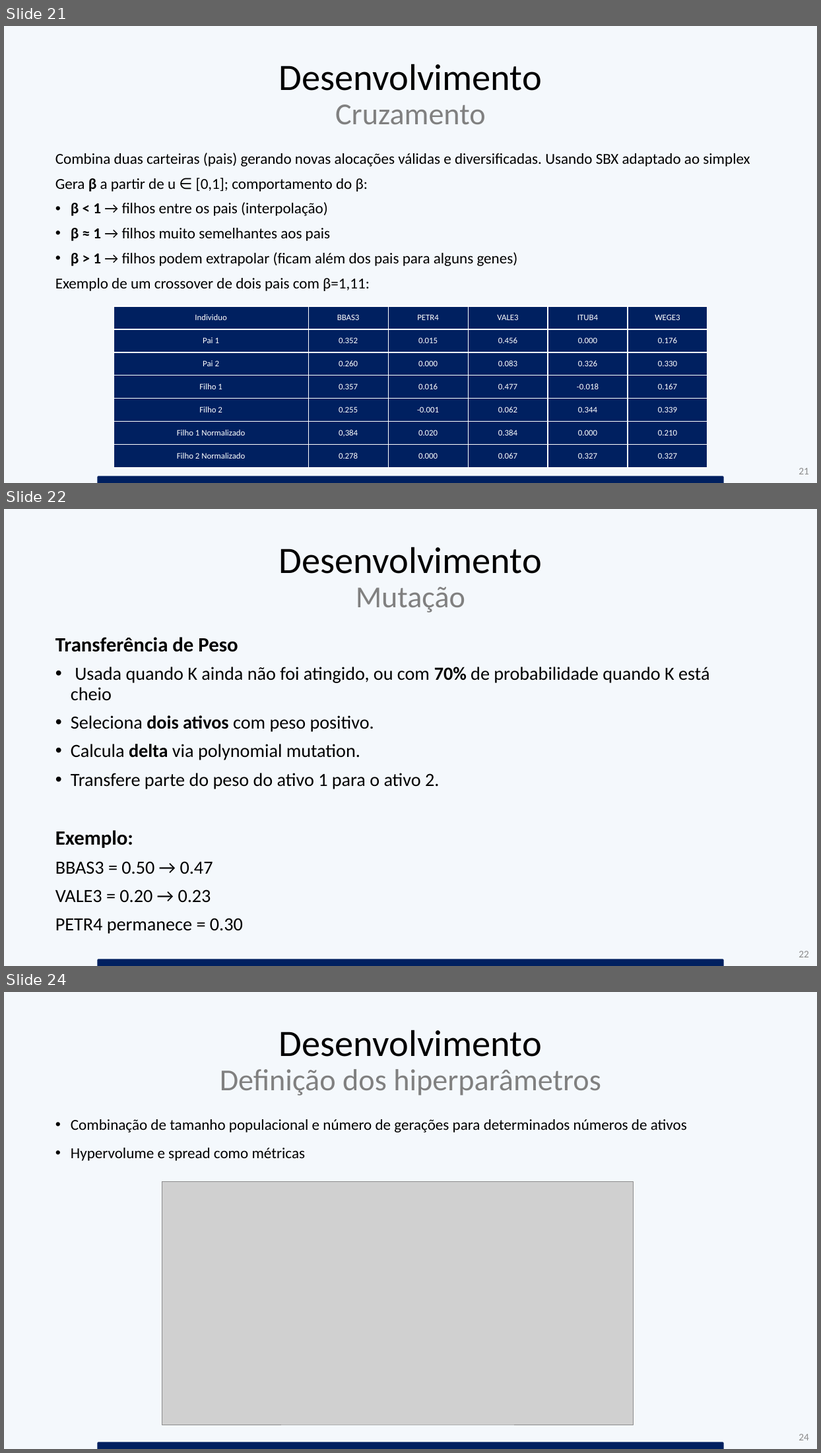
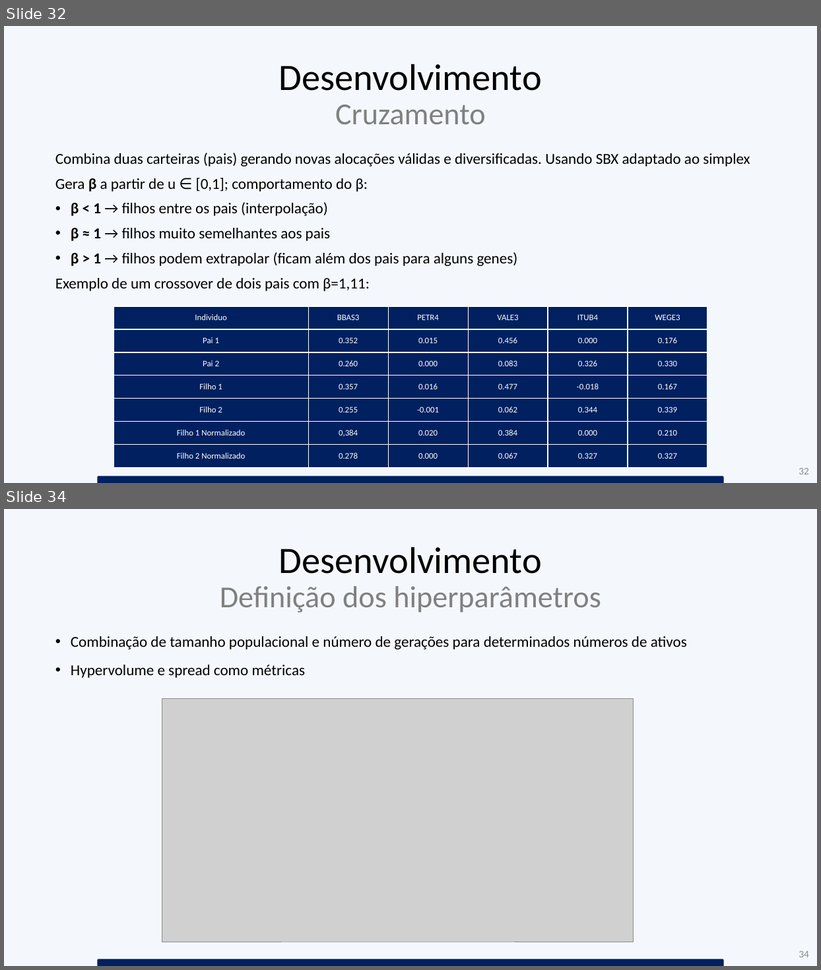
Before and after one commit to brunofvincensi/TCC, a slide deck: TCC_Apresentacao_Alexandre_e_Bruno.pptx. Shown one above the other, each under a label of ours: slides 21, 22 and 24 before the commit, slides 32 and 34 after it; the slides between them are not shown. The pictures are 821x1453 and 821x970 pixels, drawn with LibreOffice and Linux fonts; fonts in the diff are those of the drawing; grey boxes stand for pictures. Boxes give left, top, right and bottom in pixels: in the first picture for what was removed or moved away, otherwise in the second. Text is boxed around its words. In the diff, an @@ line names an element or a change of style, - is before the commit and + after.

```diff
--- a/TCC_Apresentacao_Alexandre_e_Bruno.pptx
+++ b/TCC_Apresentacao_Alexandre_e_Bruno.pptx
@@ slide 22 removed at box(4, 509, 817, 966), background #DEEBF7 at 31% opacity @@
@@ title removed at box(279, 547, 542, 613) @@
-Desenvolvimento
-Mutação
@@ text removed at box(55, 637, 710, 934) @@
-Transferência de Peso
-• Usada quando K ainda não foi atingido, ou com 70% de probabilidade quando K está cheio
-• Seleciona dois ativos com peso positivo.
-• Calcula delta via polynomial mutation.
-• Transfere parte do peso do ativo 1 para o ativo 2.
-Exemplo:
-BBAS3 = 0.50 → 0.47
-VALE3 = 0.20 → 0.23
-PETR4 permanece = 0.30
@@ round same rect removed at box(97, 960, 724, 966) @@
@@ page number removed at box(799, 951, 809, 958) @@
-22
@@ what was slide 21 is now slide 32 @@
@@ page number at box(799, 468, 809, 475): text changed @@
-21
+32
@@ what was slide 24 is now slide 34 @@
```
Also in this commit, not shown: 5 slides changed, 24 slides added, 2 other slides removed, 54 other files.
